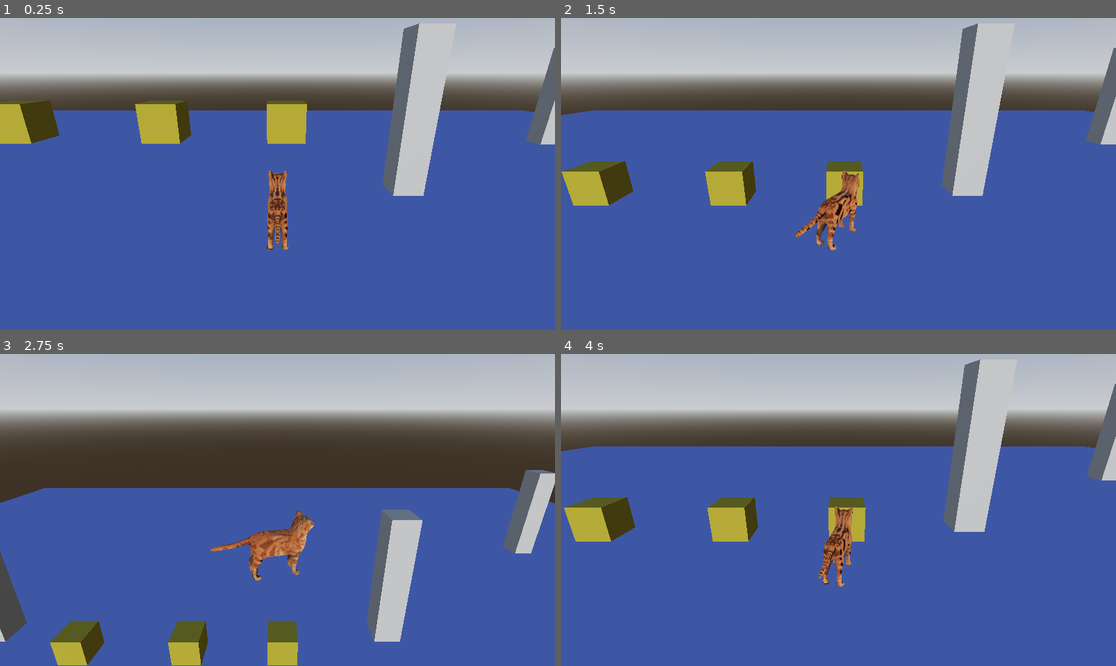
Above: before the commit, frames 1-4 (two rows, left to right).
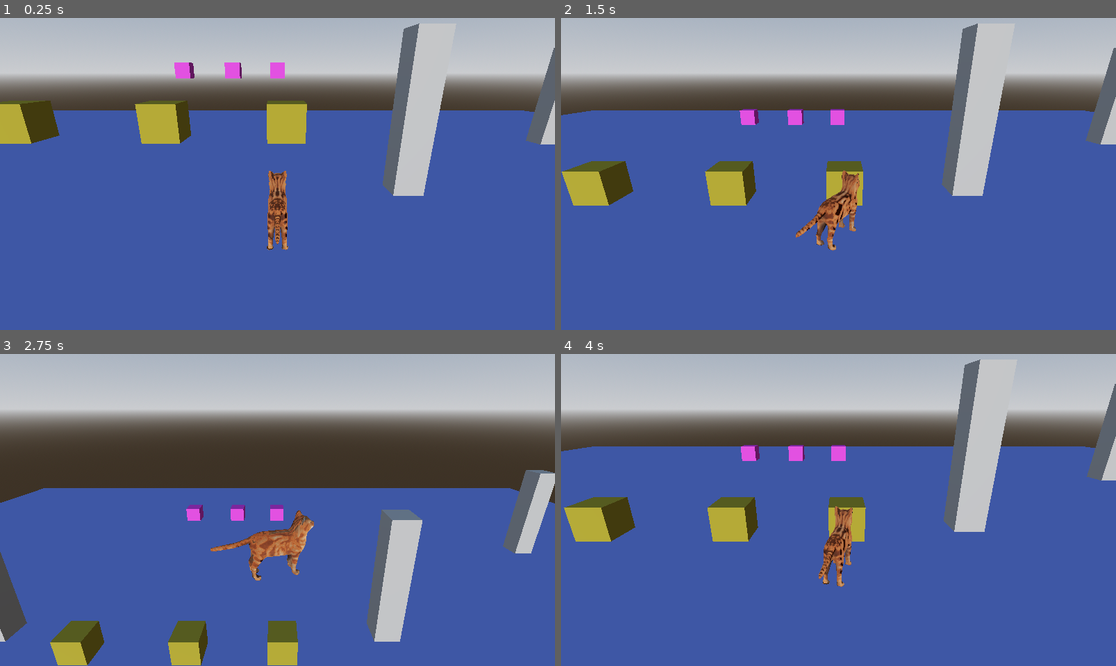
Above: after the commit, the same moments.

Repository: otsuki1153/Game-Jam-Base
Game: Godot game, scene res://Level Scenes/main.tscn
The game is run twice, just before and just after one commit, with the same random seed, the same clock (stepped at 60 frames per second) and the same inputs.
Inputs (mouse positions are in pixels of both pictures, inside the frame that each line leads up to):
- Up to frame 1 (0.25 s): no input
- Up to frame 2 (1.5 s): move the mouse to (866, 174) at 0.52 s; tap A (A) at 0.6 s; tap D (D) at 0.8, 1.35 s; tap Enter at 1.25 s; move the mouse to (810, 174) at 1.27 s
- Up to frame 3 (2.75 s): tap S (S) at 1.55, 2.1 s; tap Space (Espaco) at 2 s; move the mouse to (288, 503) at 2.02 s; tap W (W) at 2.3 s
- Up to frame 4 (4 s): move the mouse to (832, 516) at 2.77 s; tap W (W) at 2.85 s; tap A (A) at 3.05, 3.6 s; move the mouse to (877, 513) at 3.52 s; tap D (D) at 3.8 s

The runs differ from the first frame. In frame 1, 0.5% of the frame differs, in the area x 31-52%, y 14-20%; in frame 2, 0.4%; in frame 3, 0.4%; in frame 4, 0.4%.

Commit message:
add powerups

Diff:
--- a/treino-de-2.5-3d/Level Scenes/main.tscn
+++ b/treino-de-2.5-3d/Level Scenes/main.tscn
@@ -18,12 +18,13 @@
 tonemap_mode = 2
 
 [node name="Main" type="Node3D" unique_id=727504047]
+transform = Transform3D(1, 0, 0, 0, 1, 0, 0, 0, 1, 0, -0.746703, 0)
 
 [node name="WorldEnvironment" type="WorldEnvironment" parent="." unique_id=1281177269]
 environment = SubResource("Environment_cyfsr")
 
 [node name="DirectionalLight3D" type="DirectionalLight3D" parent="." unique_id=822520229]
-transform = Transform3D(1, 0, 0, 0, 1, 0, 0, 0, 1, 0, 6.301307, 4.625786)
+transform = Transform3D(1, 0, 0, 0, 1, 0, 0, 0, 1, 0, 8.602982, 4.625786)
 
 [node name="Player" parent="." unique_id=249294880 node_paths=PackedStringArray("enemy") instance=ExtResource("1_8pmea")]
 transform = Transform3D(1, 0, 0, 0, 1, 0, 0, 0, 1, 0, 1.194841, 0)
--- a/treino-de-2.5-3d/Level Scenes/test_escenario.tscn
+++ b/treino-de-2.5-3d/Level Scenes/test_escenario.tscn
@@ -1,6 +1,7 @@
 [gd_scene format=3 uid="uid://rxiqkjsnfhhv"]
 
 [ext_resource type="PackedScene" uid="uid://b8e4kwd1s5rcy" path="res://collectables/collectable.tscn" id="1_k3qng"]
+[ext_resource type="PackedScene" uid="uid://b47tcos86y1dx" path="res://power_ups/power_up.tscn" id="2_dkyxv"]
 
 [sub_resource type="StandardMaterial3D" id="StandardMaterial3D_8pmea"]
 albedo_color = Color(0.3863902, 0.4580878, 0.73859894, 1)
@@ -15,6 +16,9 @@
 
 [sub_resource type="ConcavePolygonShape3D" id="ConcavePolygonShape3D_cyfsr"]
 data = PackedVector3Array(-0.5, 0.5, 0.5, 0.5, 0.5, 0.5, -0.5, -0.5, 0.5, 0.5, 0.5, 0.5, 0.5, -0.5, 0.5, -0.5, -0.5, 0. …(500 unchanged characters)…
+
+[sub_resource type="BoxShape3D" id="BoxShape3D_k3qng"]
+size = Vector3(2.602295, 13.422485, 1)
 
 [node name="Node3D" type="Node3D" unique_id=1692842593]
 
@@ -140,6 +144,36 @@
 transform = Transform3D(1, 0, 0, 0, 9.191154, 0, 0, 0, 1, 0, 0, 0)
 shape = SubResource("ConcavePolygonShape3D_cyfsr")
 
+[node name="Node" type="Node" parent="world" unique_id=2041678394]
+
+[node name="StaticBody3D" type="StaticBody3D" parent="world/Node" unique_id=503619503]
+transform = Transform3D(1, 0, 0, 0, 1, 0, 0, 0, 1, 0, 0, 27.526775)
+
+[node name="CollisionShape3D" type="CollisionShape3D" parent="world/Node/StaticBody3D" unique_id=1257487352]
+transform = Transform3D(20.000235, 0, 0, 0, 1, 0, 0, 0, 1, -0.8667095, 7.236267, -0.9499588)
+shape = SubResource("BoxShape3D_k3qng")
+
+[node name="StaticBody3D3" type="StaticBody3D" parent="world/Node" unique_id=10674751]
+transform = Transform3D(-4.371139e-08, 0, -1, 0, 1, 0, 1, 0, -4.371139e-08, -27.887848, -0.27578545, 1.5024223)
+
+[node name="CollisionShape3D" type="CollisionShape3D" parent="world/Node/StaticBody3D3" unique_id=605919553]
+transform = Transform3D(20.000235, 0, 0, 0, 1, 0, 0, 0, 1, -0.8667095, 7.236267, -0.9499588)
+shape = SubResource("BoxShape3D_k3qng")
+
+[node name="StaticBody3D4" type="StaticBody3D" parent="world/Node" unique_id=1964326732]
+transform = Transform3D(-4.371139e-08, 0, -1, 0, 1, 0, 1, 0, -4.371139e-08, 25.093506, -0.27578545, 1.5024223)
+
+[node name="CollisionShape3D" type="CollisionShape3D" parent="world/Node/StaticBody3D4" unique_id=1870262045]
+transform = Transform3D(20.000235, 0, 0, 0, 1, 0, 0, 0, 1, -0.8667095, 7.236267, -0.9499588)
+shape = SubResource("BoxShape3D_k3qng")
+
+[node name="StaticBody3D2" type="StaticBody3D" parent="world/Node" unique_id=1519756497]
+transform = Transform3D(1, 0, 0, 0, 1, 0, 0, 0, 1, 0, 0, -24.212395)
+
+[node name="CollisionShape3D" type="CollisionShape3D" parent="world/Node/StaticBody3D2" unique_id=681008344]
+transform = Transform3D(20.000235, 0, 0, 0, 1, 0, 0, 0, 1, -0.8667095, 7.236267, -0.9499588)
+shape = SubResource("BoxShape3D_k3qng")
+
 [node name="Collectables" type="Node3D" parent="." unique_id=331153170]
 
 [node name="Collectable1" parent="Collectables" unique_id=256963618 instance=ExtResource("1_k3qng")]
@@ -152,3 +186,14 @@
 [node name="Collectable3" parent="Collectables" unique_id=611943895 instance=ExtResource("1_k3qng")]
 transform = Transform3D(1, 0, 0, 0, 1, 0, 0, 0, 1, 0.23044586, 2.883469, -3.1782131)
 item_type = 2
+
+[node name="Powerups" type="Node3D" parent="." unique_id=956243917]
+
+[node name="RigidBody3D" parent="Powerups" unique_id=403201364 instance=ExtResource("2_dkyxv")]
+transform = Transform3D(1, 0, 0, 0, 1, 0, 0, 0, 1, 0, 4.2685013, -16.260153)
+
+[node name="RigidBody3D2" parent="Powerups" unique_id=699549516 instance=ExtResource("2_dkyxv")]
+transform = Transform3D(1, 0, 0, 0, 1, 0, 0, 0, 1, -3.049284, 4.2685013, -16.260153)
+
+[node name="RigidBody3D3" parent="Powerups" unique_id=548908517 instance=ExtResource("2_dkyxv")]
+transform = Transform3D(1, 0, 0, 0, 1, 0, 0, 0, 1, -6.423723, 4.2685013, -16.260153)
--- a/treino-de-2.5-3d/inventory/player_manager.gd
+++ b/treino-de-2.5-3d/inventory/player_manager.gd
@@ -1,6 +1,7 @@
 extends Node
 
 var list = []
+var power_ups = []
 signal item_added(Items)
 enum Items {
 	ITEM1,
@@ -8,6 +9,7 @@
 	ITEM3,
 }
 
+
 func add_item(item: Items):
 	list.append(item)
 	print("item anadido, lista completa: ",list)
--- /dev/null
+++ b/treino-de-2.5-3d/power_ups/power_up.gd
@@ -0,0 +1,14 @@
+extends RigidBody3D
+
+@export var power_up_type: PowerUpManager.PowerUp
+@onready var area_3d: Area3D = $Area3D
+
+# Called when the node enters the scene tree for the first time.
+func _ready() -> void:
+	assert(power_up_type !=null, "power-up type required")
+	area_3d.body_entered.connect(handle)
+
+func handle(body):
+	if body.is_in_group("player"):
+		PowerUpManager.add_powerup(power_up_type)
+		queue_free()
--- /dev/null
+++ b/treino-de-2.5-3d/power_ups/power_up.tscn
@@ -0,0 +1,28 @@
+[gd_scene format=3 uid="uid://b47tcos86y1dx"]
+
+[ext_resource type="Script" uid="uid://voouti6nnib2" path="res://power_ups/power_up.gd" id="1_8wfdx"]
+
+[sub_resource type="BoxShape3D" id="BoxShape3D_dkyxv"]
+
+[sub_resource type="StandardMaterial3D" id="StandardMaterial3D_blv3s"]
+albedo_color = Color(0.7218744, 0.20125115, 0.6978644, 1)
+
+[sub_resource type="BoxMesh" id="BoxMesh_k3qng"]
+material = SubResource("StandardMaterial3D_blv3s")
+
+[node name="RigidBody3D" type="RigidBody3D" unique_id=403201364]
+collision_layer = 0
+script = ExtResource("1_8wfdx")
+
+[node name="CollisionShape3D2" type="CollisionShape3D" parent="." unique_id=609346668]
+shape = SubResource("BoxShape3D_dkyxv")
+
+[node name="Area3D" type="Area3D" parent="." unique_id=256963618]
+collision_layer = 8
+collision_mask = 2
+
+[node name="MeshInstance3D" type="MeshInstance3D" parent="Area3D" unique_id=879290149]
+mesh = SubResource("BoxMesh_k3qng")
+
+[node name="CollisionShape3D" type="CollisionShape3D" parent="Area3D" unique_id=1780239513]
+shape = SubResource("BoxShape3D_dkyxv")
--- /dev/null
+++ b/treino-de-2.5-3d/power_ups/power_up_manager.gd
@@ -0,0 +1,45 @@
+extends Node
+
+var active_timers = {}
+
+signal power_up_added(power_up)
+signal power_up_removed(power_up)
+
+enum PowerUp { REDBULL }
+
+const POWERUP_DURATION = {
+	PowerUp.REDBULL: 3.0 #todo aumentar
+}
+
+func add_powerup(type: PowerUp):
+	# restart timer if already exist
+	if active_timers.has(type):
+		active_timers[type].start()
+		print("Tiempo extendido para: ", type)
+		return # Terminamos aquí
+
+	# create timer if not exist
+	var timer = Timer.new()
+	timer.wait_time = POWERUP_DURATION.get(type, 5.0)
+	timer.one_shot = true
+	add_child(timer)
+	timer.start()
+
+	active_timers[type] = timer
+
+	timer.timeout.connect(_on_powerup_finished.bind(type))
+
+	power_up_added.emit(type)
+
+
+func _on_powerup_finished(type: PowerUp):
+	if active_timers.has(type):
+		var timer = active_timers[type]
+		timer.queue_free()
+		active_timers.erase(type)
+
+		print("PowerUp finalizado: ", type)
+		power_up_removed.emit(type)
+
+func has_powerup(type: PowerUp) -> bool:
+	return active_timers.has(type)
--- a/treino-de-2.5-3d/project.godot
+++ b/treino-de-2.5-3d/project.godot
@@ -19,6 +19,7 @@
 
 SceneManager="*uid://b3ybgnkxoxfil"
 PlayerManager="*uid://btkij8ya6gte4"
+PowerUpManager="*uid://bynvxw4a4b07u"
 
 [global_group]
 
--- a/treino-de-2.5-3d/ui/Hub.tscn
+++ b/treino-de-2.5-3d/ui/Hub.tscn
@@ -2,25 +2,27 @@
 
 [ext_resource type="Script" uid="uid://blb8f6qjmjl8a" path="res://ui/hub.gd" id="1_ik4gp"]
 [ext_resource type="PackedScene" uid="uid://duvllbmv82knm" path="res://ui/InventoryItemHub.tscn" id="1_w6a6h"]
+[ext_resource type="PackedScene" uid="uid://cwfsqq58ipep7" path="res://ui/PowerUpItemHub.tscn" id="3_m2mqo"]
 
 [node name="Hub" type="CanvasLayer" unique_id=351198952]
 script = ExtResource("1_ik4gp")
 inventory_item_scene = ExtResource("1_w6a6h")
+powerup_item_scene = ExtResource("3_m2mqo")
 
-[node name="Control" type="Control" parent="." unique_id=788054974]
-layout_mode = 3
-anchors_preset = 15
+[node name="Control" type="HBoxContainer" parent="." unique_id=1879456843]
+anchors_preset = 12
+anchor_top = 1.0
 anchor_right = 1.0
 anchor_bottom = 1.0
 grow_horizontal = 2
-grow_vertical = 2
+grow_vertical = 0
 
 [node name="ItemsContainer" type="HBoxContainer" parent="Control" unique_id=1659105594]
-layout_mode = 1
-anchors_preset = 2
-anchor_top = 1.0
-anchor_bottom = 1.0
-grow_vertical = 0
-size_flags_horizontal = 3
+layout_mode = 2
 theme_override_constants/separation = 20
 alignment = 1
+
+[node name="PowerUpContainer" type="HBoxContainer" parent="Control" unique_id=1561751430]
+layout_mode = 2
+theme_override_constants/separation = 20
+alignment = 1
--- /dev/null
+++ b/treino-de-2.5-3d/ui/PowerUpItemHub.tscn
@@ -0,0 +1,34 @@
+[gd_scene format=3 uid="uid://cwfsqq58ipep7"]
+
+[ext_resource type="Script" uid="uid://dijqxxasmnh6g" path="res://ui/power_up_item_hub.gd" id="1_b5d3w"]
+
+[node name="Container" type="Panel" unique_id=564173506]
+custom_minimum_size = Vector2(50, 50)
+anchors_preset = 8
+anchor_left = 0.5
+anchor_top = 0.5
+anchor_right = 0.5
+anchor_bottom = 0.5
+offset_left = -25.0
+offset_top = -25.0
+offset_right = 25.0
+offset_bottom = 25.0
+grow_horizontal = 2
+grow_vertical = 2
+script = ExtResource("1_b5d3w")
+
+[node name="Label" type="Label" parent="." unique_id=1835018985]
+layout_mode = 1
+anchors_preset = 8
+anchor_left = 0.5
+anchor_top = 0.5
+anchor_right = 0.5
+anchor_bottom = 0.5
+offset_left = -20.0
+offset_top = -8.5
+offset_right = 20.0
+offset_bottom = 8.5
+grow_horizontal = 2
+grow_vertical = 2
+theme_override_font_sizes/font_size = 30
+horizontal_alignment = 1
--- a/treino-de-2.5-3d/ui/hub.gd
+++ b/treino-de-2.5-3d/ui/hub.gd
@@ -1,13 +1,42 @@
 extends CanvasLayer
 class_name Hub
 @export var inventory_item_scene: PackedScene
+@export var powerup_item_scene: PackedScene
 @onready var items_container: HBoxContainer = $Control/ItemsContainer
+@onready var power_up_container: HBoxContainer = $Control/PowerUpContainer
+var active_powerup_ui = {}
 
 func _ready() -> void:
 	PlayerManager.item_added.connect(add_item)
+	PowerUpManager.power_up_added.connect(add_powerup_ui)
+	PowerUpManager.power_up_removed.connect(remove_powerup_ui)
 
 
 func add_item(item: PlayerManager.Items):
 	var item_hub: InventorItemHub = inventory_item_scene.instantiate()
 	items_container.add_child(item_hub)
 	item_hub.set_info(str(item+1))
+
+
+func add_powerup_ui(type: PowerUpManager.PowerUp):
+	if active_powerup_ui.has(type):
+		# Opcional-todo: flash animation, powerup restored
+		return
+
+	var powerup_node: PowerUpItemHub = powerup_item_scene.instantiate()
+	power_up_container.add_child(powerup_node)
+
+	var powerup_name = PowerUpManager.PowerUp.keys()[type]
+	powerup_node.set_info(powerup_name)
+
+	active_powerup_ui[type] = powerup_node
+
+func remove_powerup_ui(type: PowerUpManager.PowerUp):
+	if not active_powerup_ui.has(type):
+		return
+
+	var powerup_node = active_powerup_ui[type]
+
+	powerup_node.queue_free()
+
+	active_powerup_ui.erase(type)
--- /dev/null
+++ b/treino-de-2.5-3d/ui/power_up_item_hub.gd
@@ -0,0 +1,7 @@
+extends Panel
+class_name PowerUpItemHub
+@onready var label: Label = $Label
+
+func set_info(text: String) -> void:
+	label.text= text
+	visible = true
Not shown, added: treino-de-2.5-3d/power_ups/power_up.gd.uid
Not shown, added: treino-de-2.5-3d/power_ups/power_up_manager.gd.uid
Not shown, added: treino-de-2.5-3d/ui/power_up_item_hub.gd.uid
